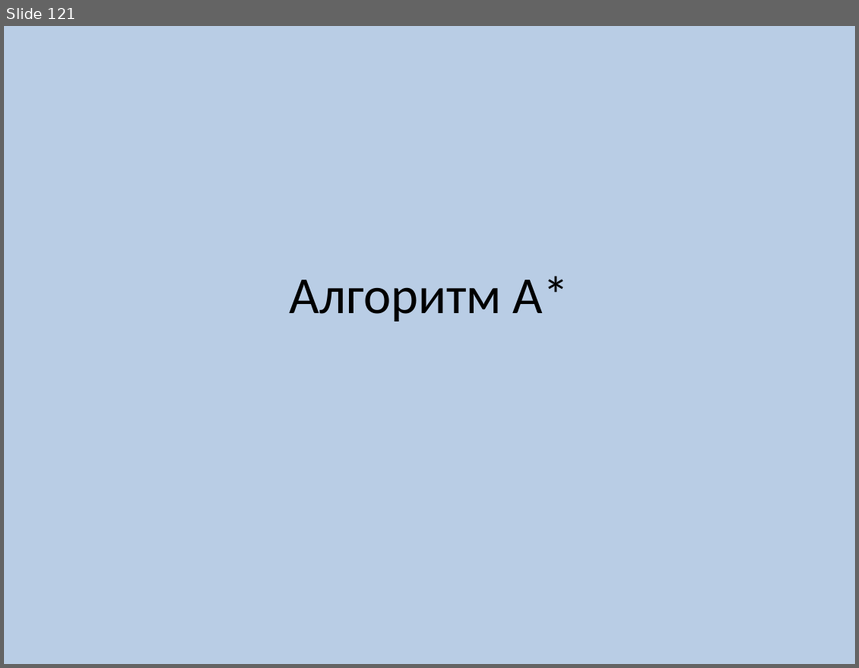
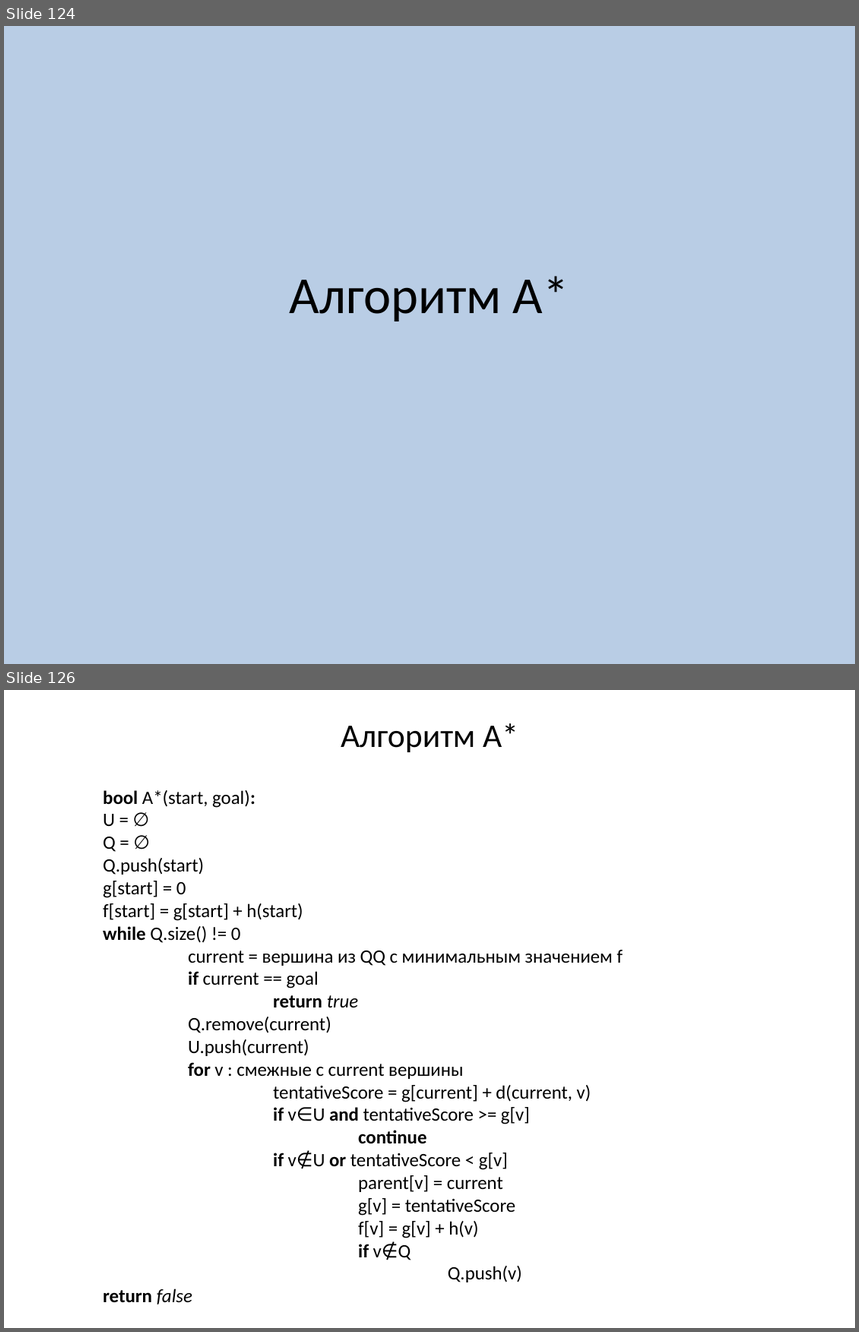
Before and after one commit to SteinbergOB/ANG, a slide deck: Презентации/Лекция 3.pptx. Shown one above the other, each under a label of ours: slide 121 before the commit, slides 124 and 126 after it; the slides between them are not shown. The pictures are 859x668 and 859x1332 pixels, drawn with LibreOffice and Linux fonts; fonts in the diff are those of the drawing. Boxes give left, top, right and bottom in pixels: in the first picture for what was removed or moved away, otherwise in the second. Text is boxed around its words. In the diff, an @@ line names an element or a change of style, - is before the commit and + after.

```diff
--- a/Презентации/Лекция 3.pptx
+++ b/Презентации/Лекция 3.pptx
@@ slide 126 added at [4,690,855,1328], background #FFFFFF @@
@@ text added at [341,723,519,752], 28 pt, text #000000 @@
+Алгоритм А*
@@ title added at [103,790,623,1305], 16 pt, text #000000 @@
+bool A*(start, goal):
+U = ∅
+Q = ∅
+Q.push(start)
+g[start] = 0
+f[start] = g[start] + h(start)
+while Q.size() != 0
+current = вершина из QQ с минимальным значением f
+if current == goal
+return true
+Q.remove(current)
+U.push(current)
+for v : смежные с current вершины
+tentativeScore = g[current] + d(current, v)
+if v∈U and tentativeScore >= g[v]
+continue
+if v∉U or tentativeScore < g[v]
+parent[v] = current
+g[v] = tentativeScore
+f[v] = g[v] + h(v)
+if v∉Q
+Q.push(v)
+return false
@@ what was slide 121 is now slide 124 @@
```
Also in this commit, not shown: 1 slide changed, 3 other slides added.
